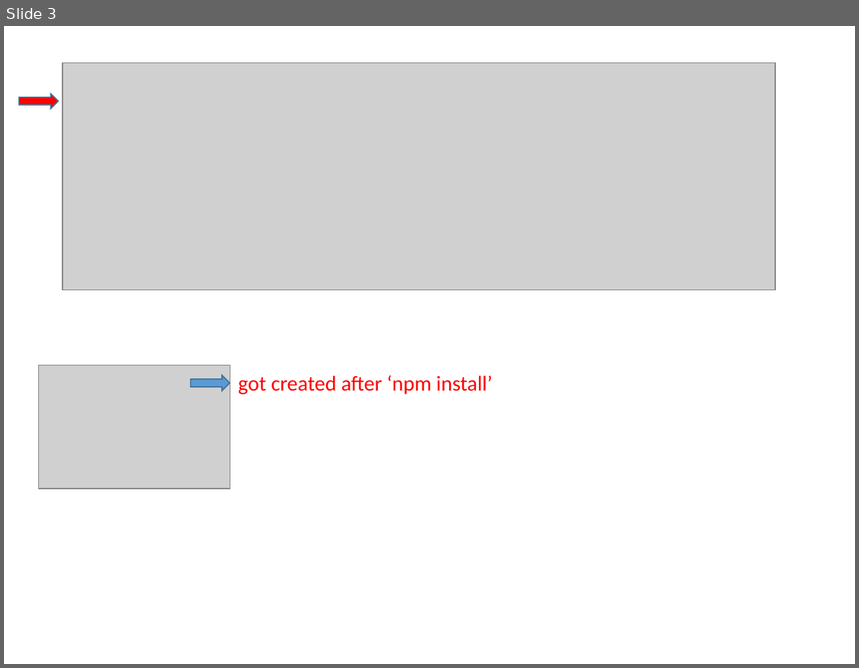
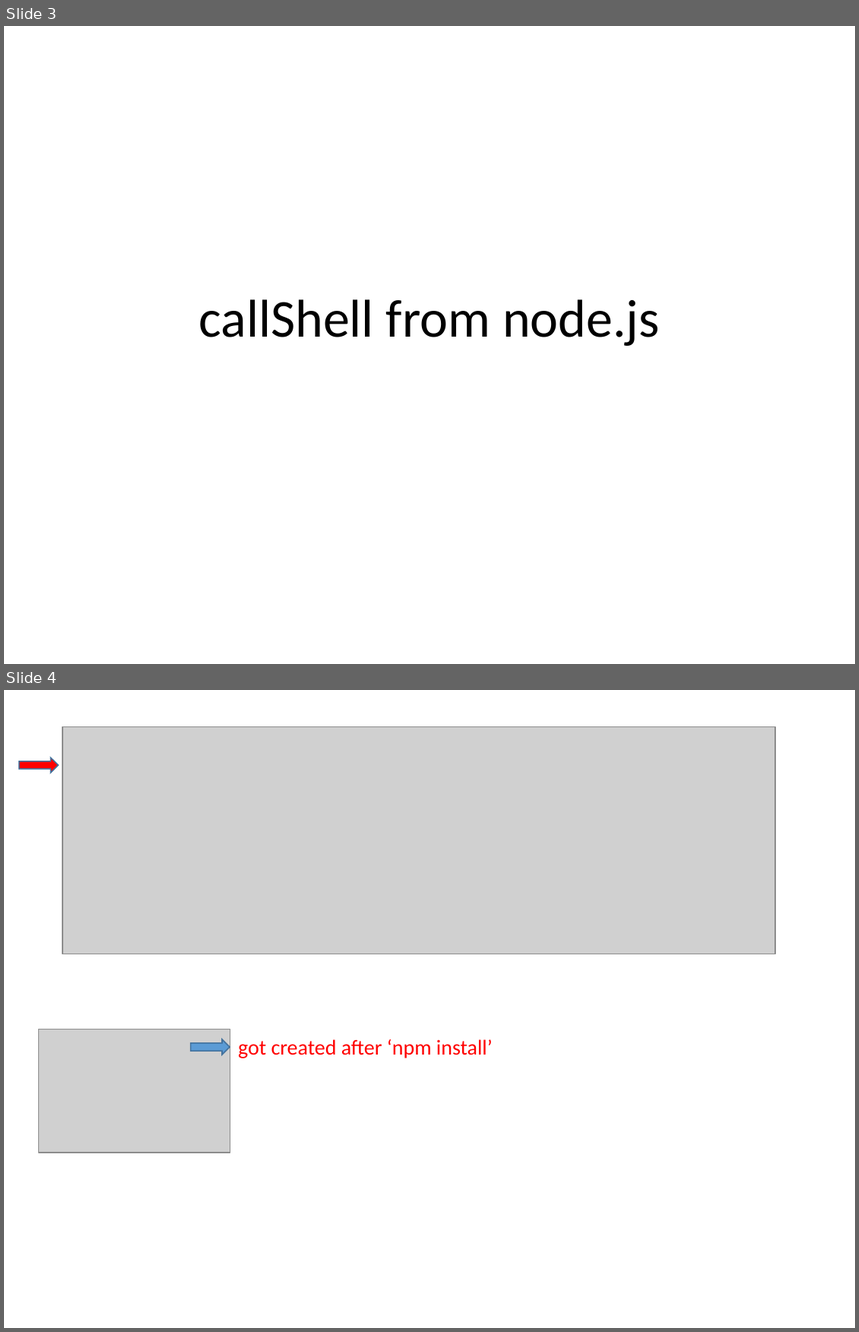
Before and after one commit to jyunming-chen/node-study, a slide deck: study.pptx. Shown one above the other, each under a label of ours: slide 3 before the commit, slides 3 and 4 after it. The pictures are 859x668 and 859x1332 pixels, drawn with LibreOffice and Linux fonts; fonts in the diff are those of the drawing; grey boxes stand for pictures. Boxes give left, top, right and bottom in pixels: in the first picture for what was removed or moved away, otherwise in the second. Text is boxed around its words. In the diff, an @@ line names an element or a change of style, - is before the commit and + after.

```diff
--- a/study.pptx
+++ b/study.pptx
@@ slide 3 added at (4,26,855,664), background #FFFFFF @@
@@ title added at (199,300,660,346), 45 pt, text #000000 @@
+callShell from node.js
@@ what was slide 3 is now slide 4 @@
```
Also in this commit, not shown: 3 slides changed, 9 other slides added, 4 slides removed, 17 other files.
